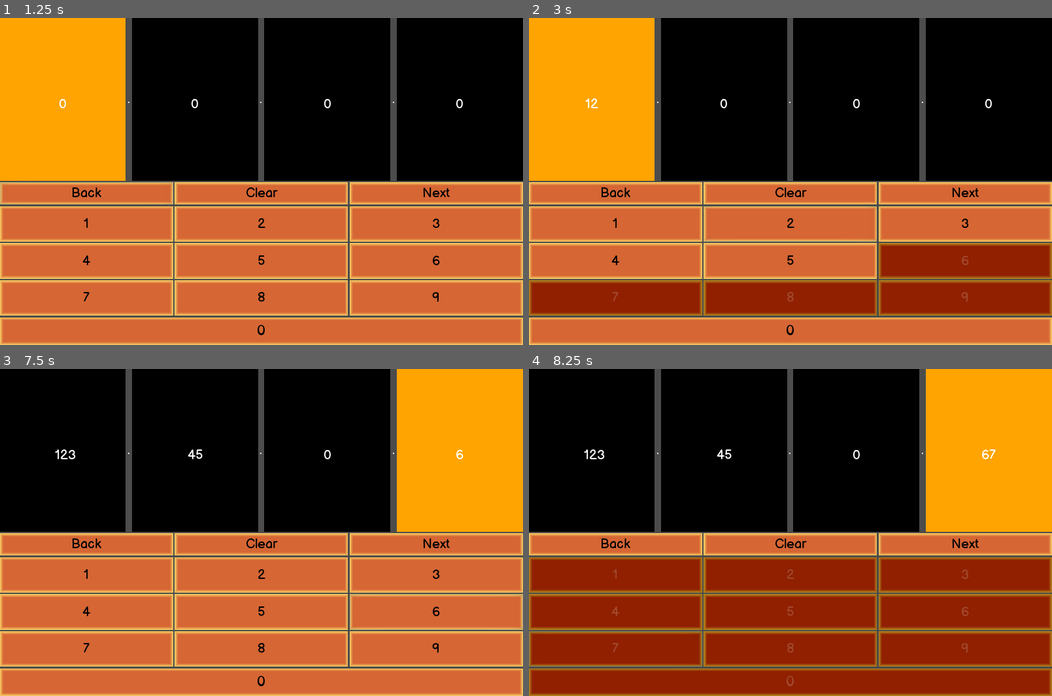
Above: before the commit, frames 1-4 (two rows, left to right).
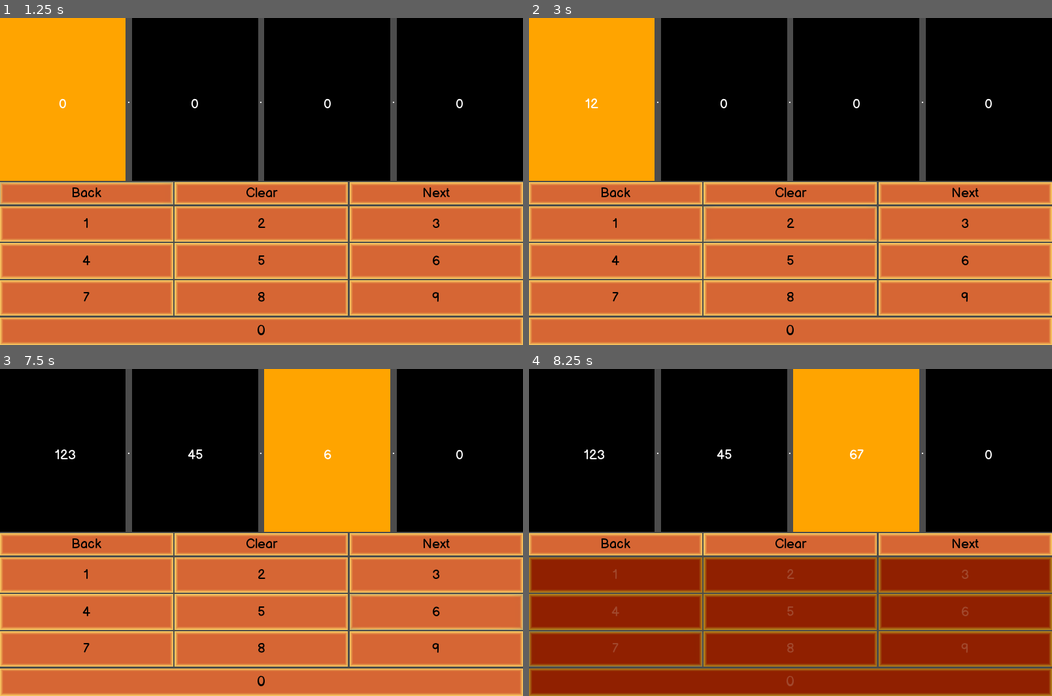
Above: after the commit, the same moments.

Repository: RaccoonHandsProductions/CanningSeason
Game: Godot game, scene res://UI/IPEntryControl.tscn
Same seed, same stepped clock (60 frames per second), same inputs: the game is played once before the commit and once after it. This scene is started directly instead of the project's main scene.
Inputs:
- Up to frame 1 (1.25 s): click "Back" at 0.5 s
- Up to frame 2 (3 s): click "Clear" at 1.25 s; click "1" at 2 s; click "2" at 2.75 s
- Up to frame 3 (7.5 s): click "3" at 3.5 s; click "Next" at 4.25 s; click "4" at 5 s; click "5" at 5.75 s; click "Next" at 6.5 s; click "6" at 7.25 s
- Up to frame 4 (8.25 s): click "7" at 8 s

Frame 1 is identical in both runs. In frame 2, 14% of the frame differs, in the area x 0-100%, y 68-91%; in frame 3, 24%; in frame 4, 24%, in the area x 50-100%, y 0-50%.

Commit message:
Finalize blacking out of buttons for IP entry
changed some behavior with how the buttons were blacking out,
there was an issue with it not blacking out after a completed
octet has been entered, this has been addressed

Diff:
--- a/project/MainMenu/MainMenu.tscn
+++ b/project/MainMenu/MainMenu.tscn
@@ -8,6 +8,9 @@
 anchor_bottom = 1.0
 theme = ExtResource( 2 )
 script = ExtResource( 1 )
+__meta__ = {
+"_edit_use_anchors_": false
+}
 
 [node name="Title" type="Label" parent="."]
 anchor_left = 0.5
--- a/project/UI/IPEntryControl.gd
+++ b/project/UI/IPEntryControl.gd
@@ -2,18 +2,18 @@
 
 var ip_address : String
 
-var current_label_value : String
-var current_field_index := 0
+var _current_label_value : String
+var _current_field_index := 0
 var ip_octet : String
-var priority_field
+var _focused_field
 
 onready var _fields = [$VBoxContainer/OctetDisplay/OctetField,
 $VBoxContainer/OctetDisplay/OctetField2,
 $VBoxContainer/OctetDisplay/OctetField3,
 $VBoxContainer/OctetDisplay/OctetField4]
 
-onready var back_button = $VBoxContainer/HBoxContainer2/VBoxContainer2/UserBoxPosition/PreviousBoxPriority
-onready var next_button = $VBoxContainer/HBoxContainer2/VBoxContainer2/UserBoxPosition/NextBoxPriority
+onready var back_button = $VBoxContainer/HBoxContainer2/VBoxContainer2/UserBoxPosition/BackButton
+onready var next_button = $VBoxContainer/HBoxContainer2/VBoxContainer2/UserBoxPosition/NextButton
 onready var number_button_array = get_tree().get_nodes_in_group("number_buttons")
 
 func _ready():
@@ -23,7 +23,7 @@
 	back_button.disabled = false
 	for panel in _fields:
 		panel.set_label("0")
-	_change_field_selected(current_field_index)
+	_change_field_selected(_current_field_index)
 
 func validate_octet(oct : String):
 	if (int(oct) >= 0 and int(oct) <= 255):
@@ -40,52 +40,43 @@
 			_fields[2].get_label_text() +"."+ _fields[3].get_label_text())
 
 func _update_field_label(ip_input : String):
-	priority_field.set_label(ip_input)
+	_focused_field.mutate_label(ip_input)
 
 func _change_field_selected(num : int):
 	if num >= 0 and num <=3:
-		priority_field = _fields[num]
-		priority_field.has_focus = true
+		_focused_field = _fields[num]
+		_focused_field.has_focus = true
 
-func _on_PreviousBoxPriority_pressed():
-	if current_field_index > 0:
-		current_field_index -= 1
-		priority_field.has_focus = false
-		_change_field_selected(current_field_index)
-		toggle_number_buttons_disabled(false)
+func _on_BackButton_pressed():
+	if _current_field_index > 0:
+		_current_field_index -= 1
+		_focused_field.has_focus = false
+		_change_field_selected(_current_field_index)
+		toggle_number_buttons_disabled(true)
 
-func _on_ClearBox_pressed():
-	priority_field.set_label("")
+func _on_ClearButton_pressed():
+	_focused_field.set_label("0")
 	ip_octet = ""
 	toggle_number_buttons_disabled(false)
 
-func _on_NextBoxPriority_pressed():
-	if current_field_index < 3:
-		current_field_index += 1
-		priority_field.has_focus = false
-		_change_field_selected(current_field_index)
+func _on_NextButton_pressed():
+	if _current_field_index < 3:
+		_current_field_index += 1
+		_focused_field.has_focus = false
+		_change_field_selected(_current_field_index)
 		toggle_number_buttons_disabled(false)
 
-func _on_EnterButton_pressed():
-	ip_address = finialize_address()
-	print(ip_address)
-
 func on_number_Button_pressed(num):
-	if ip_octet.length() <= 2:
-		ip_octet += str(num)
-		if ip_octet.length() == 2 and int(ip_octet) <= 25:
-			for i in range(5, 9):
-				number_button_array[i].disabled = true
-		elif ip_octet.length() == 3 or int(ip_octet) > 25:
+	var temp = int(_focused_field.get_label_text()) * 10 + num
+	if (temp == 0):
+		toggle_number_buttons_disabled(true)
+	else:
+		_focused_field.set_label(str (temp))
+		if (_focused_field.get_label_text().length() > 2 or int(_focused_field.get_label_text()) > 25 ):
 			toggle_number_buttons_disabled(true)
 
-		if validate_octet(ip_octet):
-			_update_field_label(ip_octet)
-		else:
-			ip_octet = ""
-			ip_octet += str(num)
-			_on_NextBoxPriority_pressed()
-			_update_field_label(ip_octet)
-	else:
-		ip_octet = ""
-		ip_octet += str(num)
+	if (int(_focused_field.get_label_text()) == 25):
+		for i in range(5, 9):
+			number_button_array[i].disabled = true
+	#Updates IP address every change so valid ip is always available
+	ip_address = finialize_address()
--- a/project/UI/IPEntryControl.tscn
+++ b/project/UI/IPEntryControl.tscn
@@ -45,21 +45,21 @@
 size_flags_horizontal = 3
 alignment = 1
 
-[node name="PreviousBoxPriority" type="Button" parent="VBoxContainer/HBoxContainer2/VBoxContainer2/UserBoxPosition"]
+[node name="BackButton" type="Button" parent="VBoxContainer/HBoxContainer2/VBoxContainer2/UserBoxPosition"]
 margin_right = 424.0
 margin_bottom = 55.0
 size_flags_horizontal = 3
 disabled = true
 text = "Back"
 
-[node name="ClearBox" type="Button" parent="VBoxContainer/HBoxContainer2/VBoxContainer2/UserBoxPosition"]
+[node name="ClearButton" type="Button" parent="VBoxContainer/HBoxContainer2/VBoxContainer2/UserBoxPosition"]
 margin_left = 428.0
 margin_right = 852.0
 margin_bottom = 55.0
 size_flags_horizontal = 3
 text = "Clear"
 
-[node name="NextBoxPriority" type="Button" parent="VBoxContainer/HBoxContainer2/VBoxContainer2/UserBoxPosition"]
+[node name="NextButton" type="Button" parent="VBoxContainer/HBoxContainer2/VBoxContainer2/UserBoxPosition"]
 margin_left = 856.0
 margin_right = 1280.0
 margin_bottom = 55.0
@@ -165,6 +165,6 @@
 custom_fonts/font = SubResource( 1 )
 text = "0"
 
-[connection signal="pressed" from="VBoxContainer/HBoxContainer2/VBoxContainer2/UserBoxPosition/PreviousBoxPriority" to="." method="_on_PreviousBoxPriority_pressed"]
-[connection signal="pressed" from="VBoxContainer/HBoxContainer2/VBoxContainer2/UserBoxPosition/ClearBox" to="." method="_on_ClearBox_pressed"]
-[connection signal="pressed" from="VBoxContainer/HBoxContainer2/VBoxContainer2/UserBoxPosition/NextBoxPriority" to="." method="_on_NextBoxPriority_pressed"]
+[connection signal="pressed" from="VBoxContainer/HBoxContainer2/VBoxContainer2/UserBoxPosition/BackButton" to="." method="_on_BackButton_pressed"]
+[connection signal="pressed" from="VBoxContainer/HBoxContainer2/VBoxContainer2/UserBoxPosition/ClearButton" to="." method="_on_ClearButton_pressed"]
+[connection signal="pressed" from="VBoxContainer/HBoxContainer2/VBoxContainer2/UserBoxPosition/NextButton" to="." method="_on_NextButton_pressed"]
--- a/project/UI/OctetDisplay.tscn
+++ b/project/UI/OctetDisplay.tscn
@@ -7,6 +7,9 @@
 anchor_bottom = 1.0
 size_flags_horizontal = 3
 size_flags_vertical = 3
+__meta__ = {
+"_edit_use_anchors_": false
+}
 
 [node name="OctetField" parent="." instance=ExtResource( 2 )]
 anchor_right = 0.0
--- a/project/UI/OctetField.gd
+++ b/project/UI/OctetField.gd
@@ -1,4 +1,11 @@
 extends Panel
+
+
+enum NumbersAllowed {
+	ALL = 9,
+	ZERO_TO_FIVE = 5,
+	NONE = 0
+}
 
 const _unfocused_background := Color.black
 const _focused_background := Color.orange
@@ -12,6 +19,14 @@
 	_update_background()
 
 
+func get_numbers_allowed(buttonMax : int):
+	if buttonMax == 9:
+		pass
+	elif buttonMax == 5:
+		pass
+	else:
+		pass
+
 func _set_has_focus(value:bool)->void:
 	has_focus = value
 	_update_background()
@@ -19,6 +34,9 @@
 func get_label_text()->String:
 	return $Label.text
 
+func mutate_label(val)->void:
+	$Label.text += val
+
 func set_label(val)->void:
 	$Label.text = val
 
--- a/project/UI/OctetField.tscn
+++ b/project/UI/OctetField.tscn
@@ -6,6 +6,9 @@
 anchor_right = 1.0
 anchor_bottom = 1.0
 script = ExtResource( 1 )
+__meta__ = {
+"_edit_use_anchors_": false
+}
 
 [node name="Label" type="Label" parent="."]
 anchor_left = 0.5
